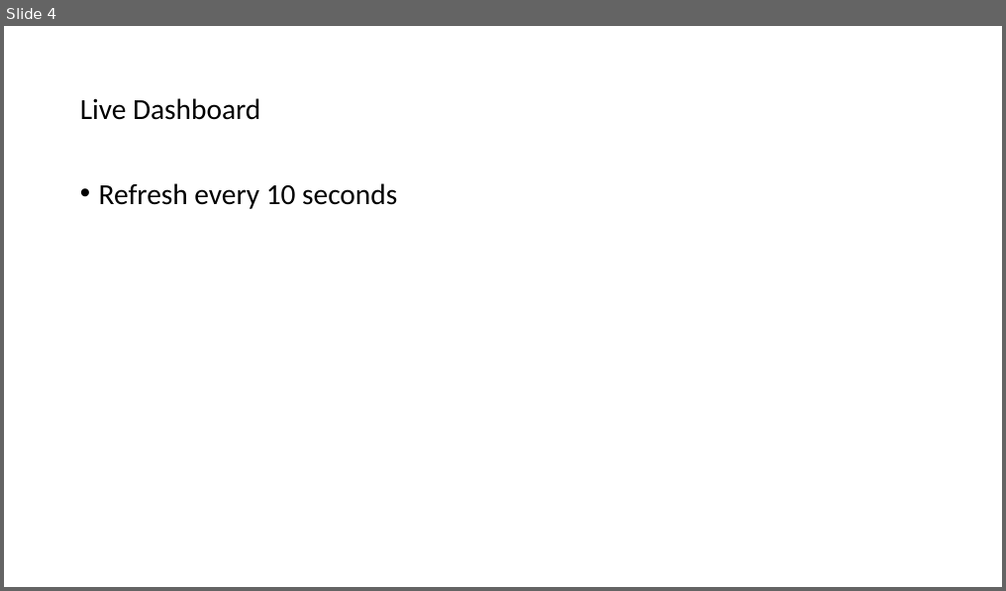
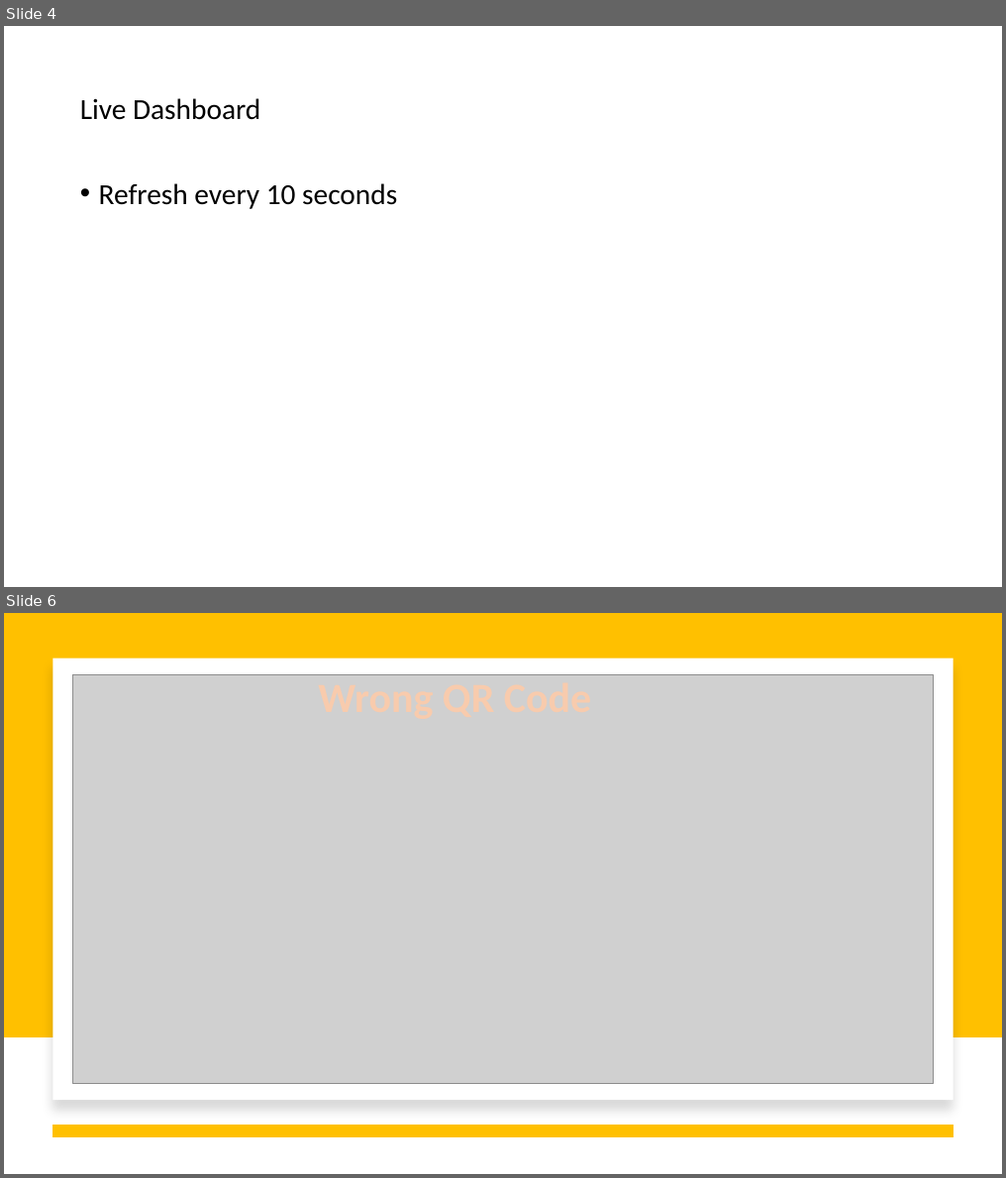
Before and after one commit to prasnitt/treasure-hunt-csharp, a slide deck: Design.pptx. Shown one above the other, each under a label of ours: slide 4 before the commit, slides 4 and 6 after it; the slides between them are not shown. The pictures are 1006x591 and 1006x1178 pixels, drawn with LibreOffice and Linux fonts; fonts in the diff are those of the drawing; grey boxes stand for pictures. Boxes give left, top, right and bottom in pixels: in the first picture for what was removed or moved away, otherwise in the second. Text is boxed around its words. In the diff, an @@ line names an element or a change of style, - is before the commit and + after.

```diff
--- a/Design.pptx
+++ b/Design.pptx
@@ slide 6 added at bbox=[4, 613, 1002, 1174], background #FFFFFF @@
@@ rectangle added at bbox=[4, 613, 1002, 1038], fill #FFC000 @@
@@ rectangle added at bbox=[53, 658, 953, 1100], fill #FFFFFF @@
@@ picture added at bbox=[73, 674, 934, 1083] @@
@@ text added at bbox=[318, 672, 591, 723], 40 pt, text #F8CBAD, bold @@
+Wrong QR Code
@@ line added from (953, 1131) to (53, 1131), #FFC000 12 pt @@
```
Also in this commit, not shown: 3 other slides added, 3 other files.
